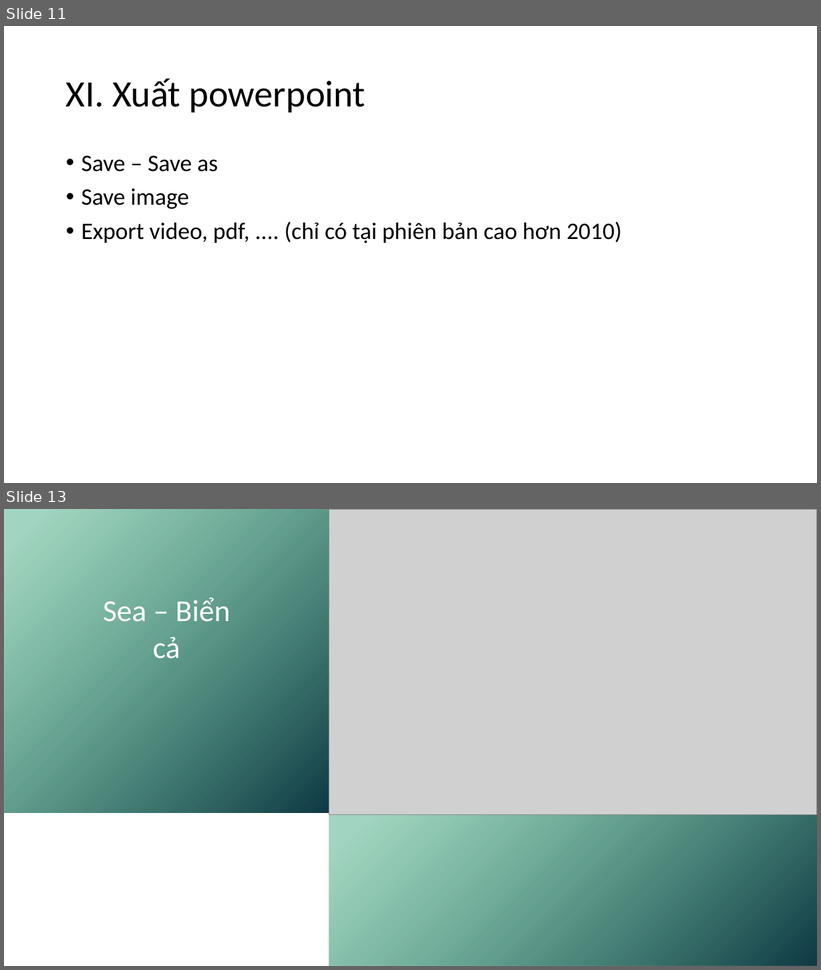
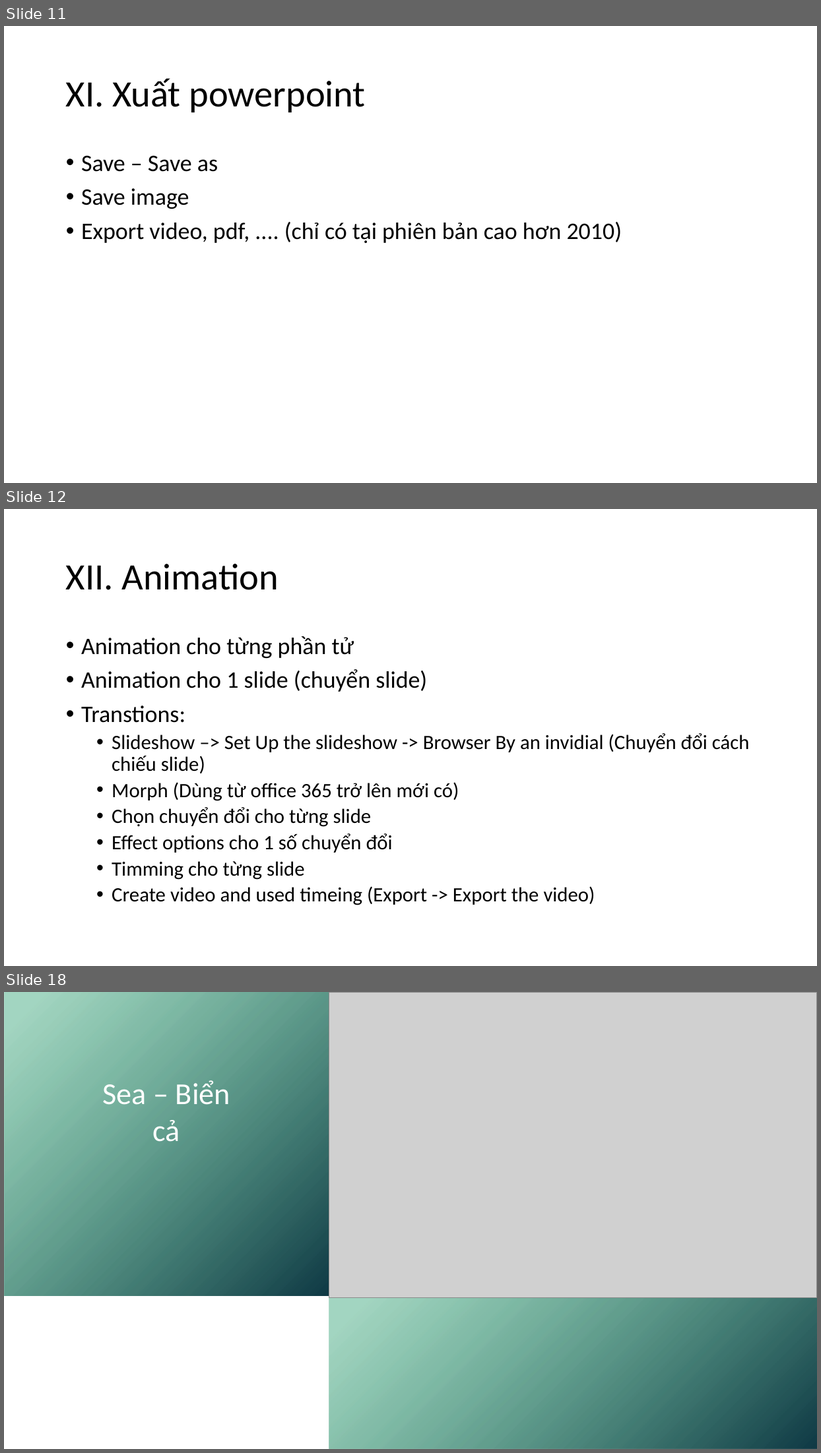
Before and after one commit to tranthanhbinh2603/PPTmasterclassV6_Powerpoint_from_A_to_Z, a slide deck: Powerpoint cơ bản.pptx. Shown one above the other, each under a label of ours: slides 11 and 13 before the commit, slides 11, 12 and 18 after it; the slides between them are not shown. The pictures are 821x970 and 821x1453 pixels, drawn with LibreOffice and Linux fonts; fonts in the diff are those of the drawing; grey boxes stand for pictures. Boxes give left, top, right and bottom in pixels: in the first picture for what was removed or moved away, otherwise in the second. Text is boxed around its words. In the diff, an @@ line names an element or a change of style, - is before the commit and + after.

```diff
--- a/Powerpoint cơ bản.pptx
+++ b/Powerpoint cơ bản.pptx
@@ slide 12 added at [4, 509, 817, 966], background #FFFFFF @@
@@ title added at [66, 564, 279, 590], 44 pt, text #000000 @@
+XII. Animation
@@ text added at [81, 636, 750, 906], 24 pt, text #000000 @@
+• Animation cho từng phần tử
+• Animation cho 1 slide (chuyển slide)
+• Transtions:
+  • Slideshow –> Set Up the slideshow -> Browser By an invidial (Chuyển đổi cách chiếu slide)
+  • Morph (Dùng từ office 365 trở lên mới có)
+  • Chọn chuyển đổi cho từng slide
+  • Effect options cho 1 số chuyển đổi
+  • Timming cho từng slide
+  • Create video and used timeing (Export -> Export the video)
@@ what was slide 13 is now slide 18 @@
```
Also in this commit, not shown: 1 slide changed, 4 other slides added, 1 slide removed, 1 other file.
